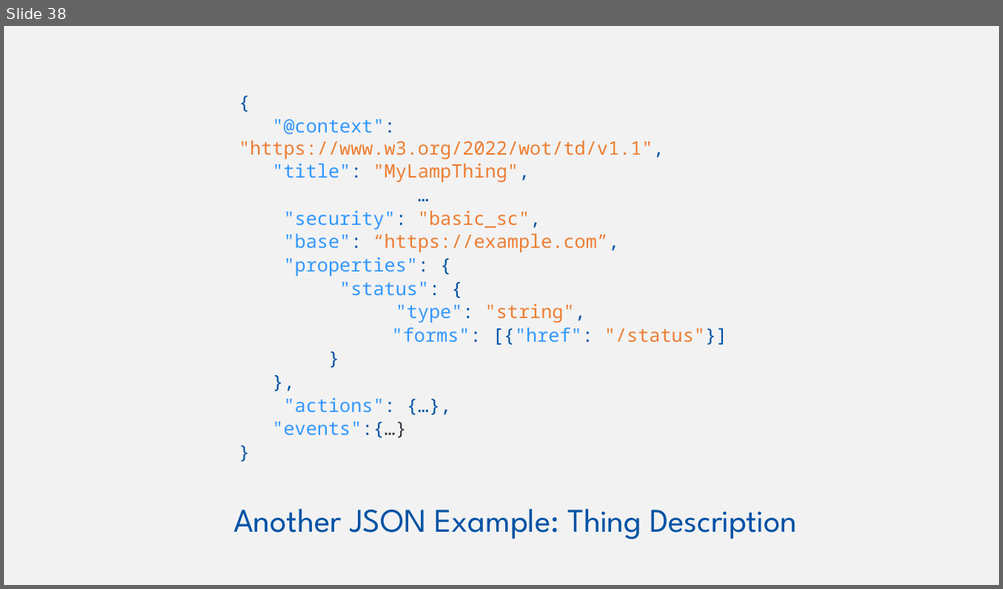
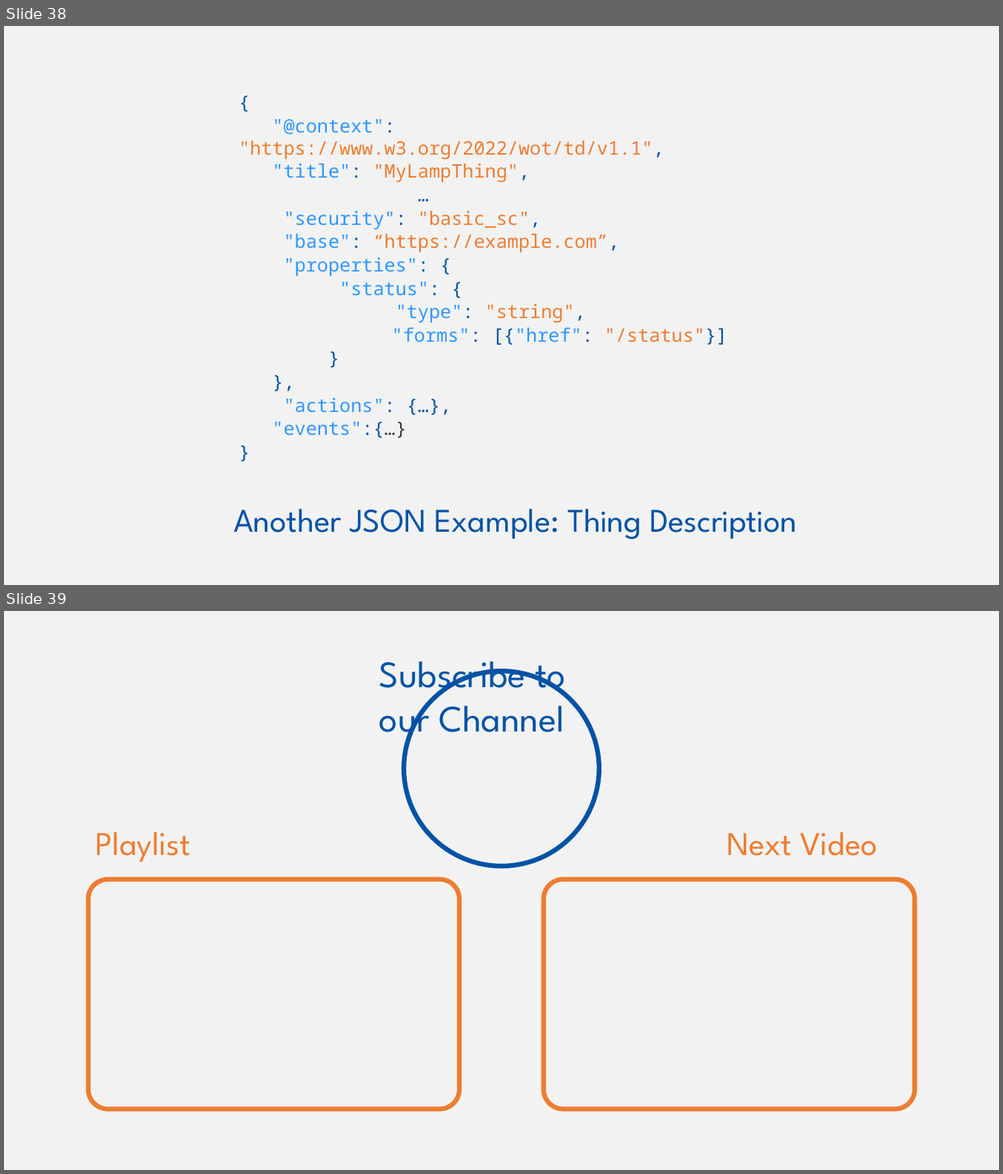
Before and after one commit to w3c/wot-cg, a slide deck: Tutorials/whatiswot/2-Payloads_and_Headers/2-Payloads_and_Headers.pptx. Shown one above the other, each under a label of ours: slide 38 before the commit, slides 38 and 39 after it. The pictures are 1003x589 and 1003x1174 pixels, drawn with LibreOffice and Linux fonts; fonts in the diff are those of the drawing. Boxes give left, top, right and bottom in pixels: in the first picture for what was removed or moved away, otherwise in the second. Text is boxed around its words. In the diff, an @@ line names an element or a change of style, - is before the commit and + after.

```diff
--- a/Tutorials/whatiswot/2-Payloads_and_Headers/2-Payloads_and_Headers.pptx
+++ b/Tutorials/whatiswot/2-Payloads_and_Headers/2-Payloads_and_Headers.pptx
@@ slide 39 added at (x1=4, y1=611, x2=999, y2=1170), background #F2F2F2 @@
@@ text added at (x1=379, y1=661, x2=566, y2=743), 36 pt, text #0052A5 @@
+Subscribe to our Channel
@@ ellipse added at (x1=404, y1=672, x2=600, y2=867), outline #0052A5 4.5 pt @@
@@ text added at (x1=96, y1=832, x2=190, y2=863), 32 pt, text #ED7D31 @@
+Playlist
@@ text added at (x1=727, y1=832, x2=877, y2=856), 32 pt, text #ED7D31 @@
+Next Video
@@ rounded rectangle added at (x1=88, y1=880, x2=459, y2=1110), outline #ED7D31 4.5 pt @@
@@ rounded rectangle added at (x1=543, y1=880, x2=914, y2=1110), outline #ED7D31 4.5 pt @@
```
Also in this commit, not shown: 5 slides changed, 4 other files.
